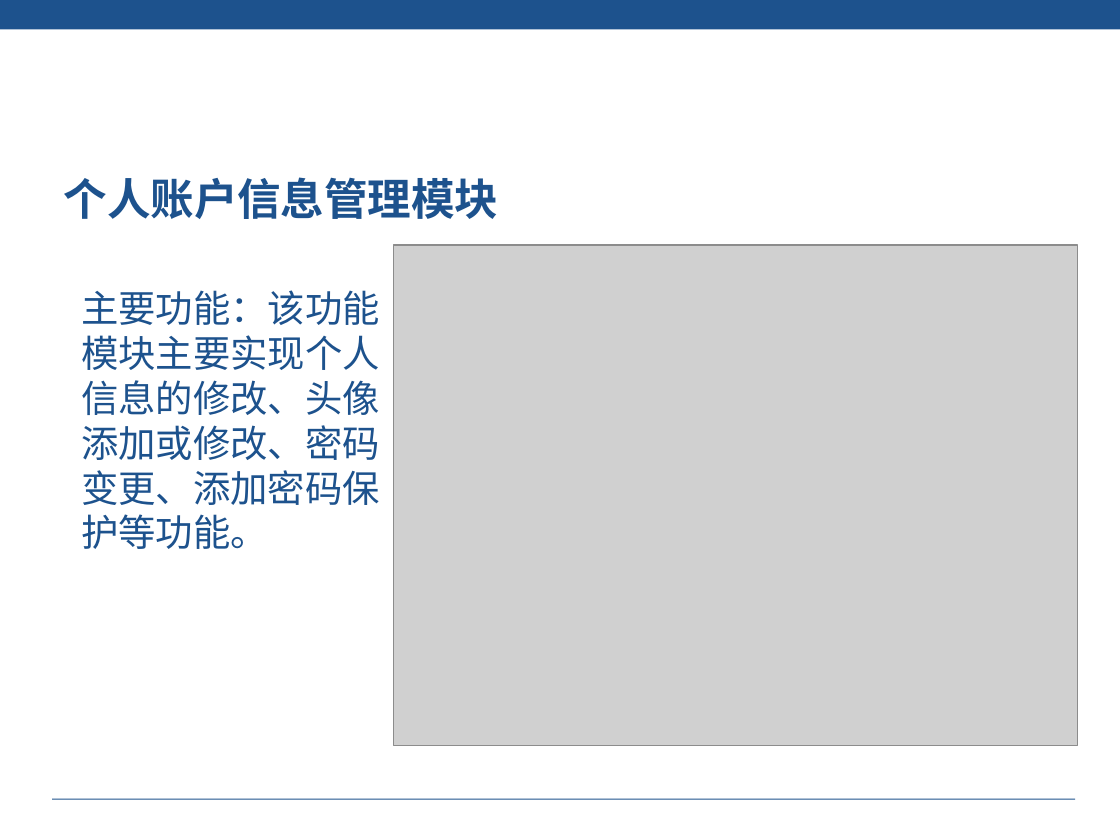
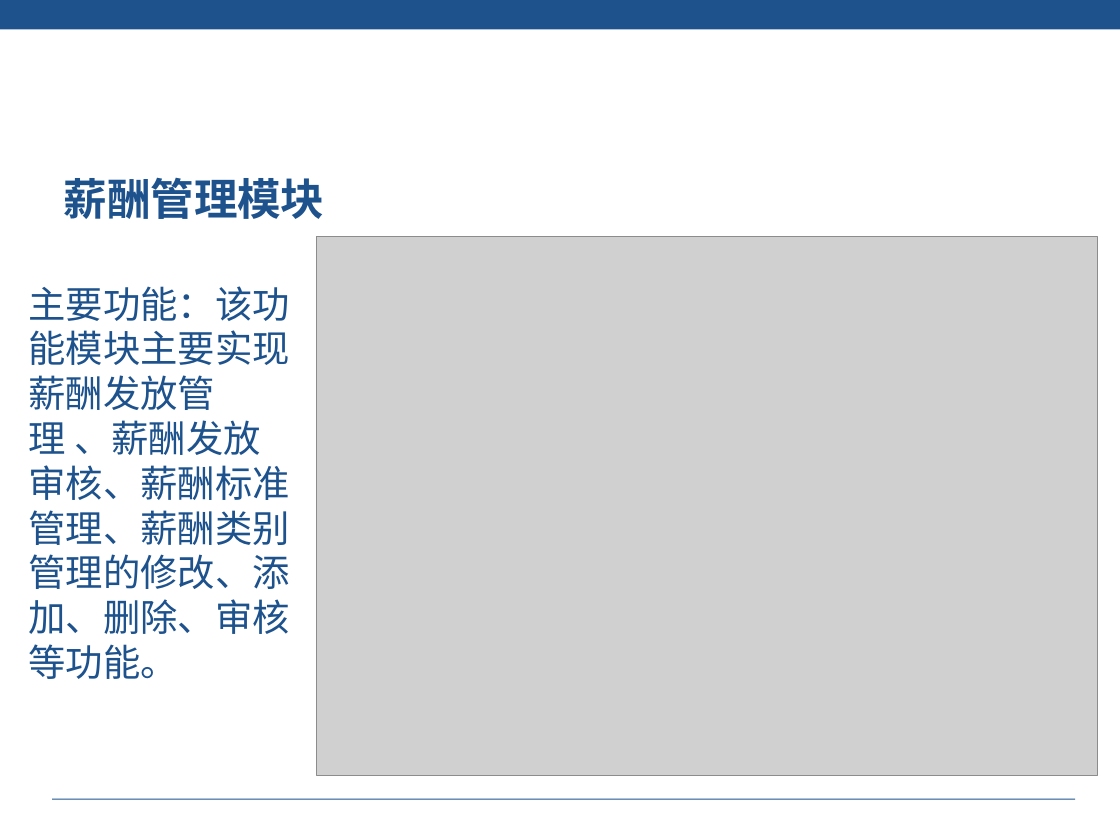
Before and after one commit to liuyanhao/hrAdmin, a slide deck: slide 47 of doc/刘熙财 -82- 答辩PPT.pptx (slide 42 before the commit). Drawn at 1120x840 pixels with LibreOffice and Linux fonts; fonts in the diff are those of the drawing; grey boxes stand for pictures; background and template pictures are left out. Boxes give left, top, right and bottom in pixels: in the first picture for what was removed or moved away, otherwise in the second. Text is boxed around its words. In the diff, an @@ line names an element or a change of style, - is before the commit and + after.

```diff
--- a/doc/刘熙财 -82- 答辩PPT.pptx
+++ b/doc/刘熙财 -82- 答辩PPT.pptx
@@ text at (64, 177, 325, 219): text changed @@
-个人账户信息管理模块
+薪酬管理模块
@@ picture: place and size @@
-picture at (394, 245, 1077, 746)
+picture at (317, 236, 1098, 775)
@@ text at (29, 286, 290, 679): text changed @@
-主要功能：该功能模块主要实现个人信息的修改、头像添加或修改、密码变更、添加密码保护等功能。
+主要功能：该功能模块主要实现薪酬发放管理 、薪酬发放审核、薪酬标准管理、薪酬类别管理的修改、添加、删除、审核等功能。
```
Also in this commit, not shown: 17 other slides changed, 19 slides added, 1 slide removed, 2 other files.
